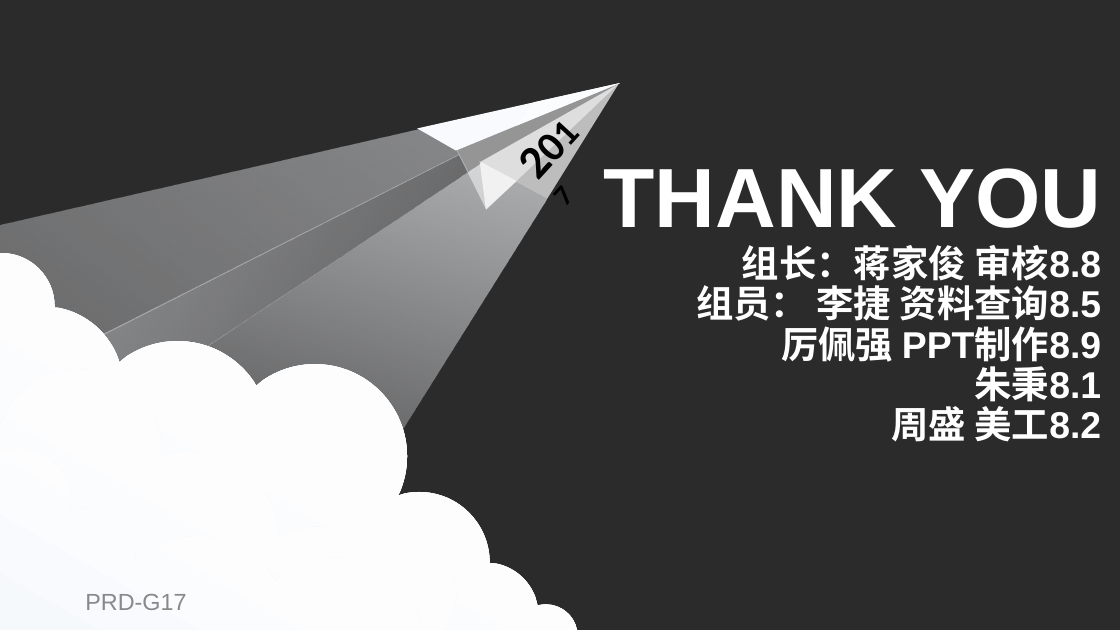
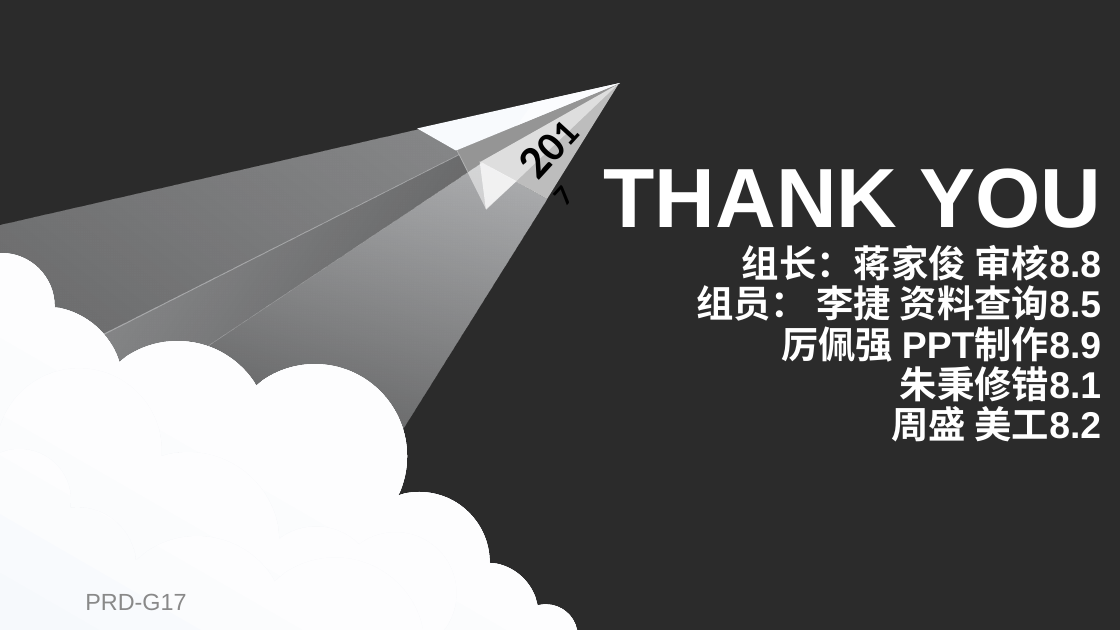
Before and after one commit to PRD-G17/PRD-G17-teamwork, a slide deck: slide 29 of UML答辩/Rational Rose 使用教程.pptx. Drawn at 1120x630 pixels with LibreOffice and Linux fonts; fonts in the diff are those of the drawing; background and template pictures are left out; a plain dark background stands for a picture behind light text. Boxes give left, top, right and bottom in pixels: in the first picture for what was removed or moved away, otherwise in the second. Text is boxed around its words. In the diff, an @@ line names an element or a change of style, - is before the commit and + after.

Commit message:
update

```diff
--- a/UML答辩/Rational Rose 使用教程.pptx
+++ b/UML答辩/Rational Rose 使用教程.pptx
@@ title at [604, 168, 1102, 442]: text changed @@
-THANK YOU
-组长：蒋家俊 审核8.8
-组员： 李捷 资料查询8.5
-厉佩强 PPT制作8.9
-朱秉8.1
-周盛 美工8.2
+THANK YOU
+组长：蒋家俊 审核8.8
+组员： 李捷 资料查询8.5
+厉佩强 PPT制作8.9
+朱秉修错8.1
+周盛 美工8.2
```
Also in this commit, not shown: 1 other slide changed.
